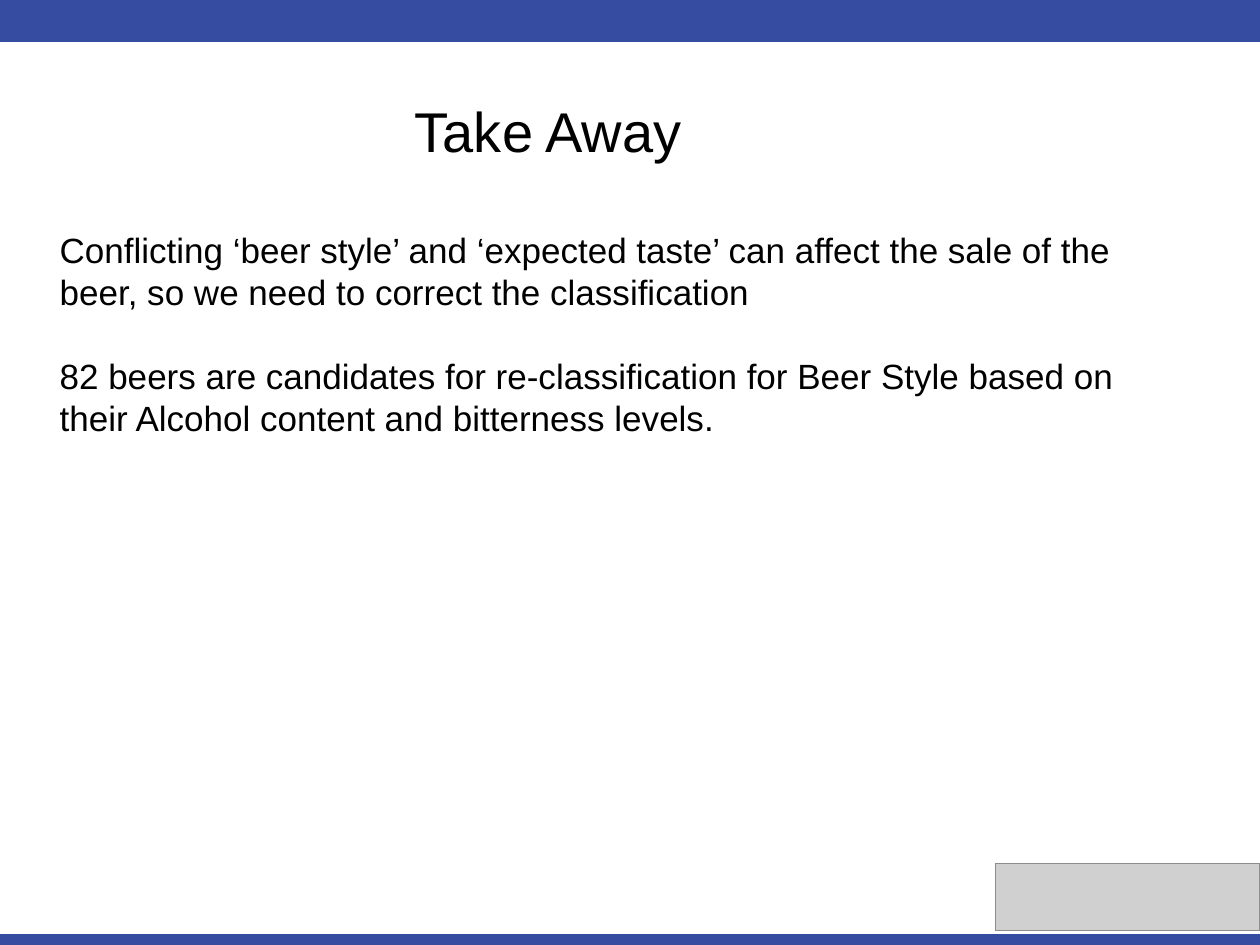
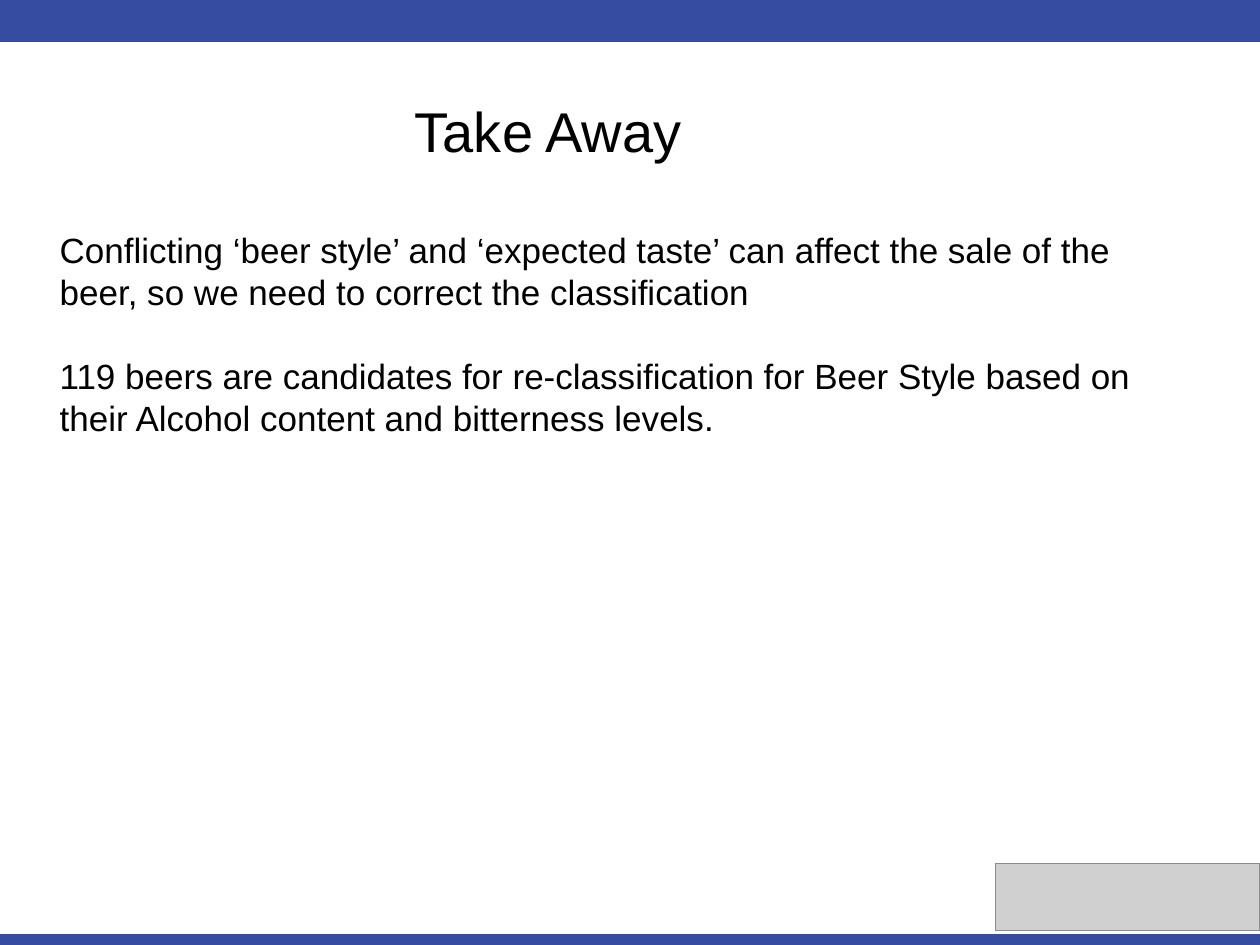
Before and after one commit to simerkreddy/SMU_DDS_Case_Study_1, a slide deck: slide 28 of Simerpreet_Reddy_Unit_8_Assignment.pptx. Drawn at 1260x945 pixels with LibreOffice and Linux fonts; fonts in the diff are those of the drawing; grey boxes stand for pictures; background and template pictures are left out. Boxes give left, top, right and bottom in pixels: in the first picture for what was removed or moved away, otherwise in the second. Text is boxed around its words. In the diff, an @@ line names an element or a change of style, - is before the commit and + after.

Commit message:
Add files via upload
Fixing a code issue with Beer_Name

```diff
--- a/Simerpreet_Reddy_Unit_8_Assignment.pptx
+++ b/Simerpreet_Reddy_Unit_8_Assignment.pptx
@@ text at (x1=60, y1=363, x2=1130, y2=432): text changed @@
-82 beers are candidates for re-classification for Beer Style based on their Alcohol content and bitterness levels.
+119 beers are candidates for re-classification for Beer Style based on their Alcohol content and bitterness levels.
```
Also in this commit, not shown: 3 other slides changed, 2 other files.
